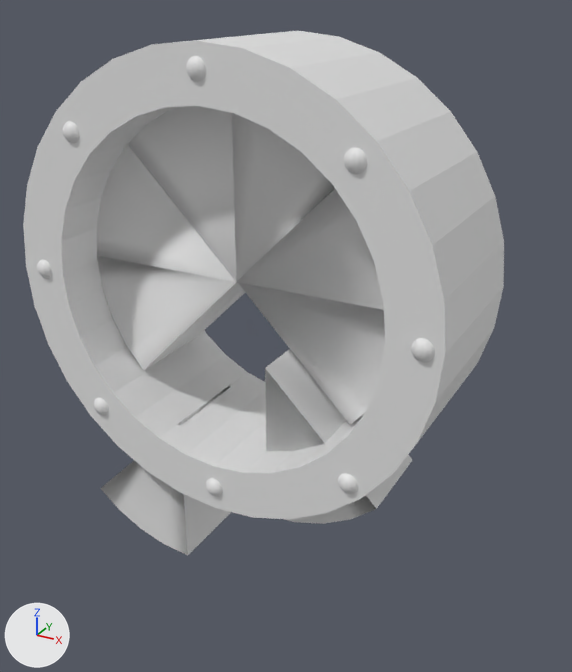
What one commit did to the OBJ model Framework/Framework/projects/Project Poultry/res/Models/DoorFrames/Door3.obj.
Before and after are seen from a camera (50 mm lens) standing at (11.78, -15.55, 8.81) and looking at (3.88, -1.17, 1.62). The lights are fixed; the arrows at lower left show +X, +Y and +Z. Where no turn or scale is listed for an object, it has been applied to the vertices.

Objects in the first picture: 'Door_Pieces.001_Cylinder.011', 'Door_Pieces.002_Cylinder.012', 'Door_Pieces.003_Cylinder.013', 'Door_Pieces.004_Cylinder.014', 'Door_Pieces.005_Cylinder.015', 'Door_Pieces.007_Cylinder.017', 'Door_Pieces.008_Cylinder.018', 'Door_Pieces_Cylinder.010', 'Sphere.004'.
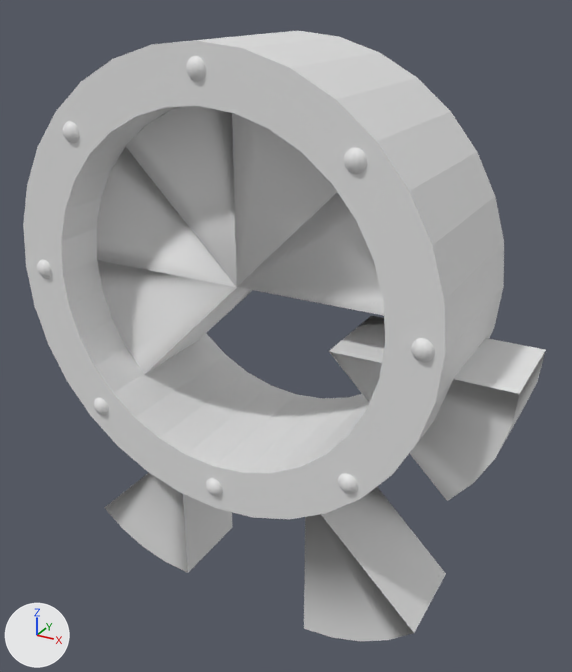
The newer file is also turned or shifted as a whole; pictures and numbers use the older file's frame.

What differs and where, as boxes (x1, y1, x2, y2) in the pictures (572 x 672 px; the box of a moved part takes in the faces that stretch with it):
'Door_Pieces.007_Cylinder.017', mesh moved
    before: (265, 349, 412, 524)
    after: (304, 487, 446, 642)
'Door_Pieces.005_Cylinder.015', mesh moved
    before: (238, 282, 385, 425)
    after: (329, 315, 546, 501)
'Door_Pieces_Cylinder.010', mesh moved
    before: (97, 255, 245, 370)
    after: (97, 260, 252, 374)
'Door_Pieces.008_Cylinder.018', mesh moved
    before: (100, 385, 231, 555)
    after: (105, 473, 232, 573)
part 1 of me_door_pieces_001_cylinder_011, moved or reshaped
    before: (97, 144, 236, 282)
    after: (97, 147, 236, 287)
part 2 of me_door_pieces_004_cylinder_014, moved or reshaped
    before: (237, 189, 384, 310)
    after: (237, 192, 384, 316)

The change in detail:
me_door_pieces_001_cylinder_011 is used by ob_door_pieces_001_cylinder_011; location (0.0, 0.0, 0.0).
me_door_pieces_001_cylinder_011 had 12 vertices, 20 faces and spanned x -0.66..3.2, y -2.12..0.09, z 3.09..5.82.
me_door_pieces_001_cylinder_011 now has 12 vertices, 20 faces and spans x -0.65..3.21, y -2.12..0.09, z 2.97..5.7.
me_door_pieces_001_cylinder_011 part 1: the whole mesh is rebuilt.
me_door_pieces_004_cylinder_014 is used by ob_door_pieces_004_cylinder_014; location (0.0, 0.0, 0.0).
me_door_pieces_004_cylinder_014 had 12 vertices, 20 faces and spanned x 3.2..7.06, y -2.12..0.09, z 3.1..5.83.
me_door_pieces_004_cylinder_014 now has 12 vertices, 20 faces and spans x 3.21..7.06, y -2.12..0.09, z 2.98..5.71.
me_door_pieces_004_cylinder_014 part 2: the whole mesh is rebuilt.
me_door_pieces_005_cylinder_015 has 12 vertices, 20 faces and spans x 3.21..7.07, y -2.12..0.09, z 0.37..3.1.
me_door_pieces_005_cylinder_015 is used by ob_door_pieces_005_cylinder_015; location (0.0, 0.0, 0.0).
me_door_pieces_005_cylinder_015 part 3: the whole mesh is moved by (2.26, -0.16, -1.05).
me_door_pieces_007_cylinder_017 has 12 vertices, 20 faces and spans x 3.95..6.68, y -2.25..-0.04, z -2.55..1.3.
me_door_pieces_007_cylinder_017 is used by ob_door_pieces_007_cylinder_017; location (0.0, 0.0, 0.0).
me_door_pieces_007_cylinder_017 part 4: the whole mesh is moved by (1.11, -0.19, -2.79).
me_door_pieces_008_cylinder_018 has 12 vertices, 20 faces and spans x -0.95..1.78, y -2.53..-0.32, z -4.38..-0.52.
me_door_pieces_008_cylinder_018 is used by ob_door_pieces_008_cylinder_018; location (0.0, 0.0, 0.0).
me_door_pieces_008_cylinder_018 part 5: the whole mesh is moved by (-0.35, 0.42, -1.0).
me_door_pieces_cylinder_010 has 12 vertices, 20 faces and spans x -0.66..3.2, y -2.12..0.09, z 0.36..3.09.
me_door_pieces_cylinder_010 is used by ob_door_pieces_cylinder_010; location (0.0, 0.0, 0.0).
me_door_pieces_cylinder_010 part 6: the whole mesh is moved by (0.0, 0.0, -0.12).
